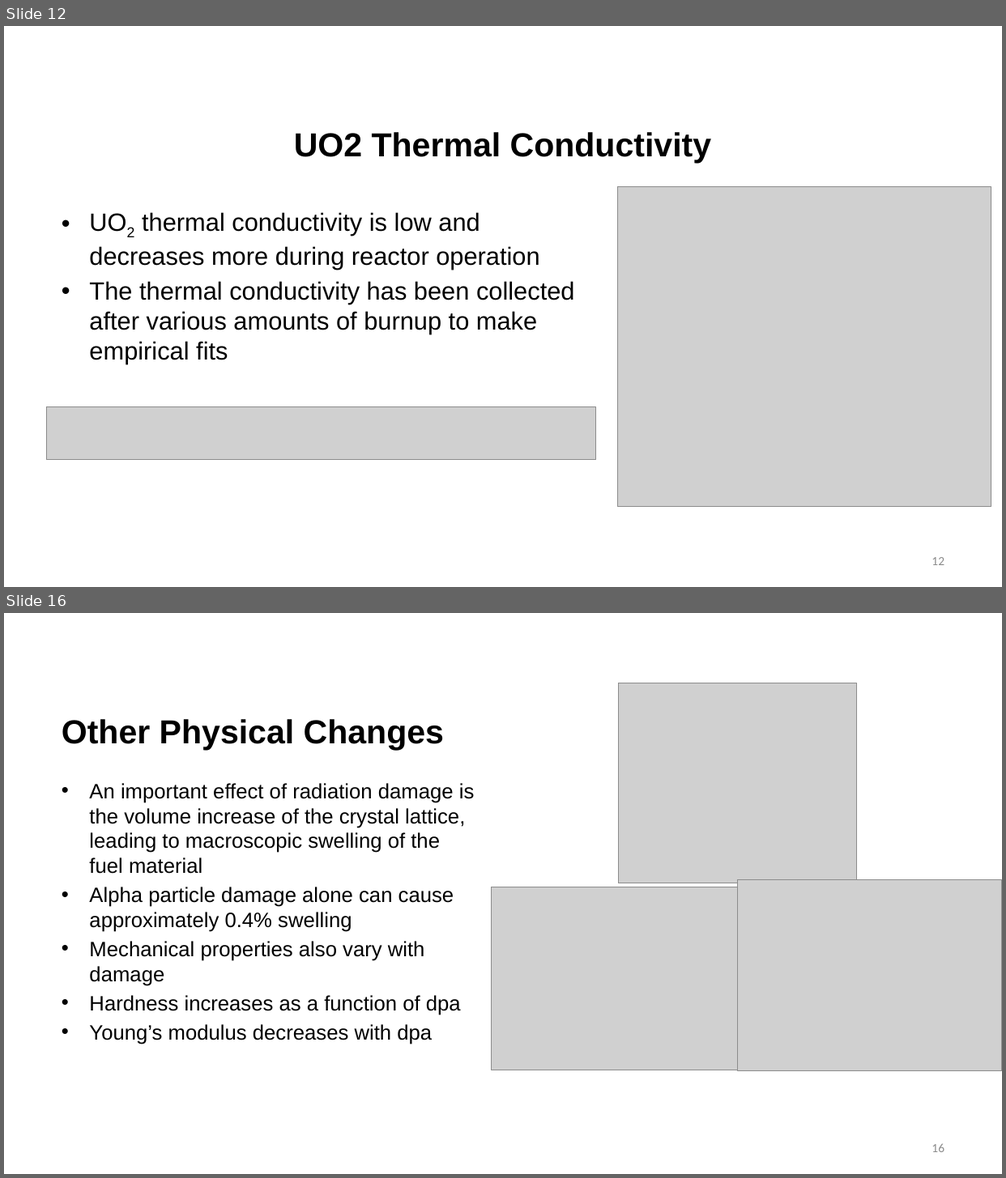
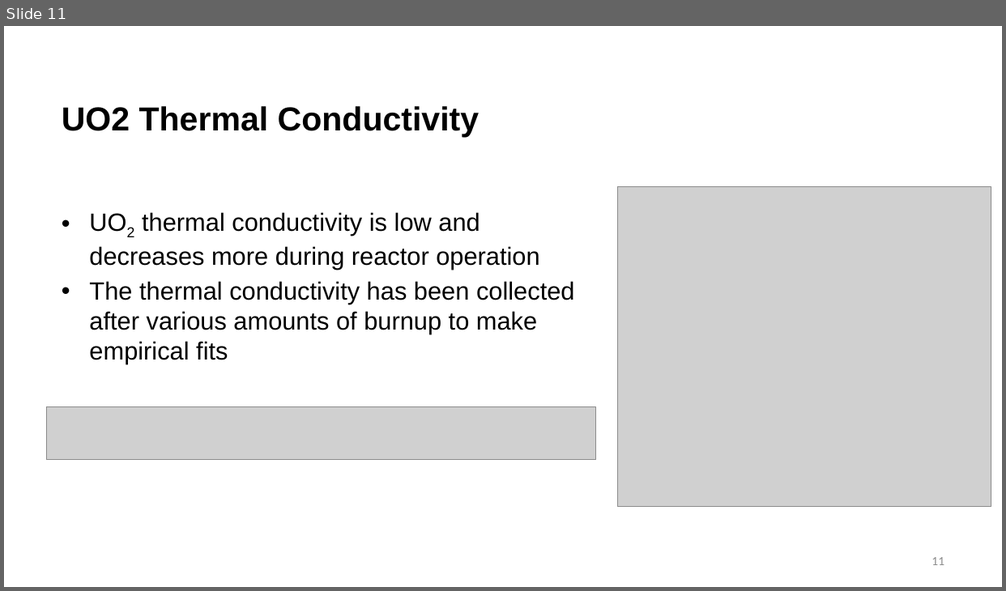
Before and after one commit to benbeeler/TEACHING, a slide deck: Nuclear_Fuel_Performance/NE533_Spring2026/Module3/Lec11_fuelchem.pptx. Shown one above the other, each under a label of ours: slides 12 and 16 before the commit, slide 11 after it; the slides between them are not shown. The pictures are 1006x1178 and 1006x591 pixels, drawn with LibreOffice and Linux fonts; fonts in the diff are those of the drawing; grey boxes stand for pictures; background and template pictures are left out. Boxes give left, top, right and bottom in pixels: in the first picture for what was removed or moved away, otherwise in the second. Text is boxed around its words. In the diff, an @@ line names an element or a change of style, - is before the commit and + after.

```diff
--- a/Nuclear_Fuel_Performance/NE533_Spring2026/Module3/Lec11_fuelchem.pptx
+++ b/Nuclear_Fuel_Performance/NE533_Spring2026/Module3/Lec11_fuelchem.pptx
@@ slide 16 removed at (4,613,1002,1174), background #FFFFFF @@
@@ picture removed at (618,683,857,884) @@
@@ title removed at (62,719,444,750) @@
-Other Physical Changes
@@ text removed at (89,783,475,1045) @@
-• An important effect of radiation damage is the volume increase of the crystal lattice, leading to macroscopic swelling of the fuel material
-• Alpha particle damage alone can cause approximately 0.4% swelling
-• Mechanical properties also vary with damage
-• Hardness increases as a function of dpa
-• Young’s modulus decreases with dpa
@@ picture removed at (492,887,738,1071) @@
@@ picture removed at (738,880,1002,1071) @@
@@ page number removed at (931,1144,944,1152) @@
-16
@@ what was slide 12 is now slide 11 @@
@@ slide 11 changed as well @@
@@ title "UO2 Thermal Conductivity": place and size @@
-title "UO2 Thermal Conductivity" at (294,132,712,163)
+title "UO2 Thermal Conductivity" at (62,106,479,138)
@@ title "UO2 Thermal Conductivity" at (62,106,479,138): alignment centre to left @@
@@ page number at (931,557,944,565): text changed @@
-12
+11
```
Also in this commit, not shown: 9 other slides changed, 15 other slides removed, 6 other files.
